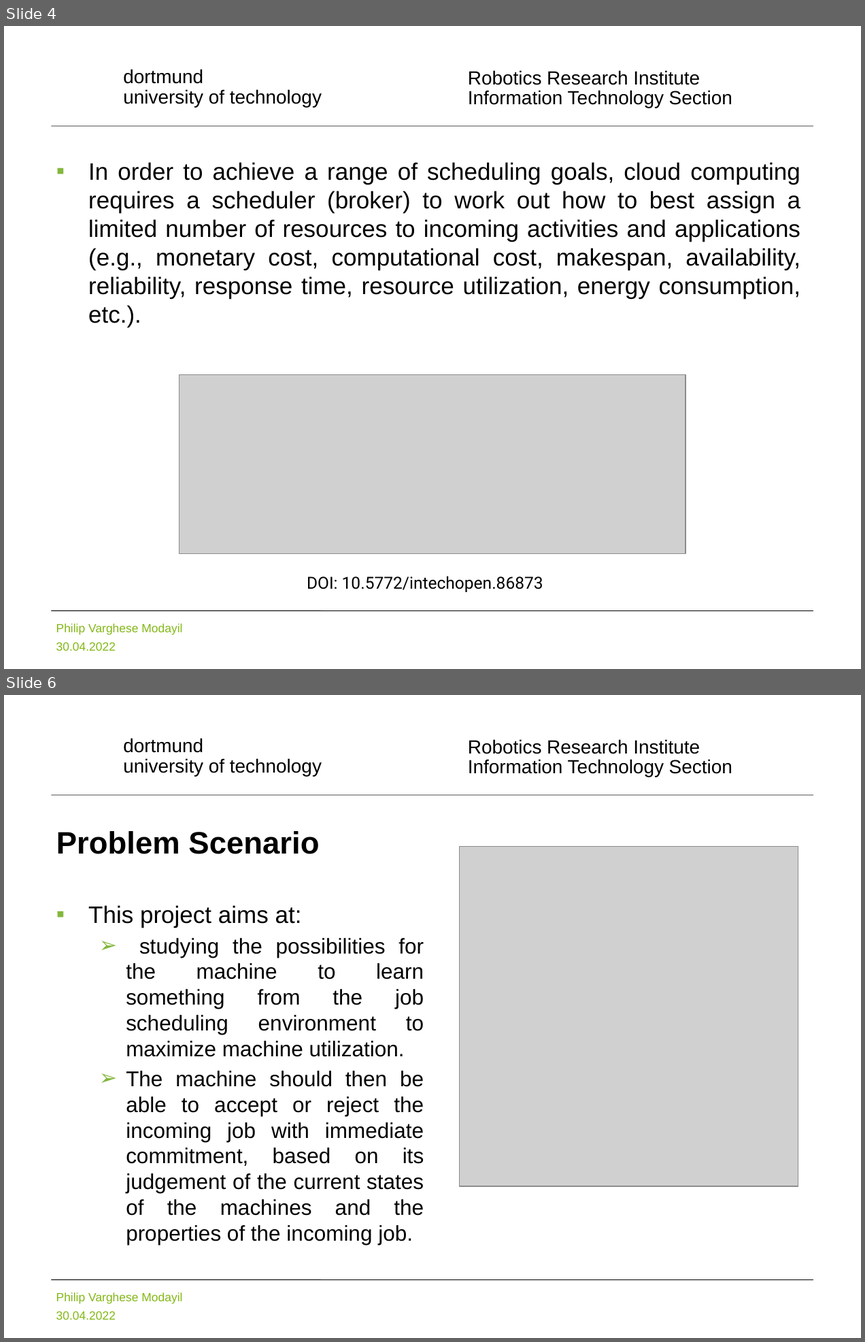
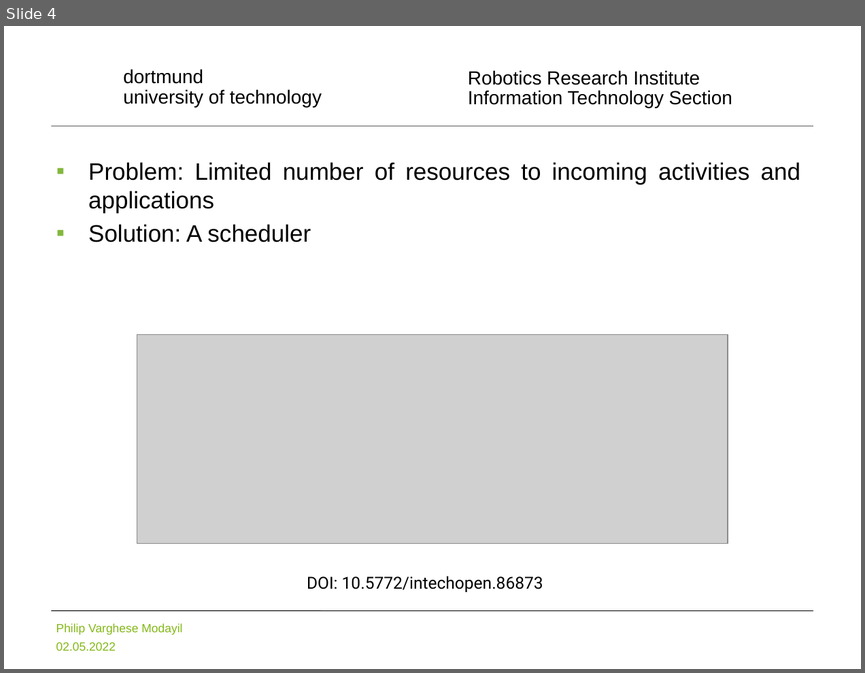
Before and after one commit to pvmodayil/Online-Immediate-Commitment-Job-Scheduling-A-Machine-Learning-Approach, a slide deck: Online Immediate Commitment Job Scheduling A Machine Learning Approach.pptx. Shown one above the other, each under a label of ours: slides 4 and 6 before the commit, slide 4 after it; the slides between them are not shown. The pictures are 865x1342 and 865x673 pixels, drawn with LibreOffice and Linux fonts; fonts in the diff are those of the drawing; grey boxes stand for pictures; background and template pictures are left out. Boxes give left, top, right and bottom in pixels: in the first picture for what was removed or moved away, otherwise in the second. Text is boxed around its words. In the diff, an @@ line names an element or a change of style, - is before the commit and + after.

```diff
--- a/Online Immediate Commitment Job Scheduling A Machine Learning Approach.pptx
+++ b/Online Immediate Commitment Job Scheduling A Machine Learning Approach.pptx
@@ slide 6 removed at (x1=4, y1=695, x2=861, y2=1338), background #FFFFFF; not listed: 5 template elements that a slide beside it also shows @@
@@ title removed at (x1=56, y1=831, x2=319, y2=854) @@
-Problem Scenario
@@ picture removed at (x1=459, y1=847, x2=798, y2=1186) @@
@@ text removed at (x1=88, y1=905, x2=424, y2=1244) @@
-▪ This project aims at:
-  ➢ studying the possibilities for the machine to learn something from the job scheduling environment to maximize machine utilization.
-  ➢ The machine should then be able to accept or reject the incoming job with immediate commitment, based on its judgement of the current states of the machines and the properties of the incoming job.
@@ slide 4 changed as well @@
@@ text at (x1=88, y1=162, x2=800, y2=242): text changed @@
-▪ In order to achieve a range of scheduling goals, cloud computing requires a scheduler (broker) to work out how to best assign a limited number of resources to incoming activities and applications (e.g., monetary cost, computational cost, makespan, availability, reliability, response time, resource utilization, energy consumption, etc.).
+▪ Problem: Limited number of resources to incoming activities and applications
+▪ Solution: A scheduler
@@ picture resized from (x1=179, y1=374, x2=686, y2=553) to (x1=137, y1=335, x2=727, y2=543) @@
@@ text at (x1=56, y1=641, x2=116, y2=650): text changed @@
-30.04.2022
+02.05.2022
```
Also in this commit, not shown: 23 other slides changed, 10 slides added, 7 other slides removed.
